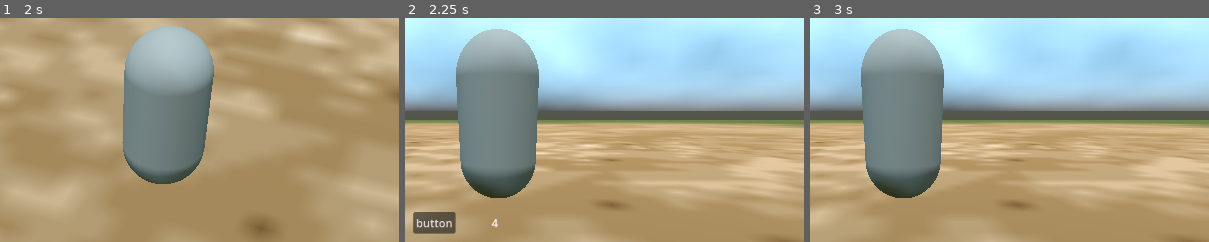
Above: before the commit, frames 1-3 (left to right).
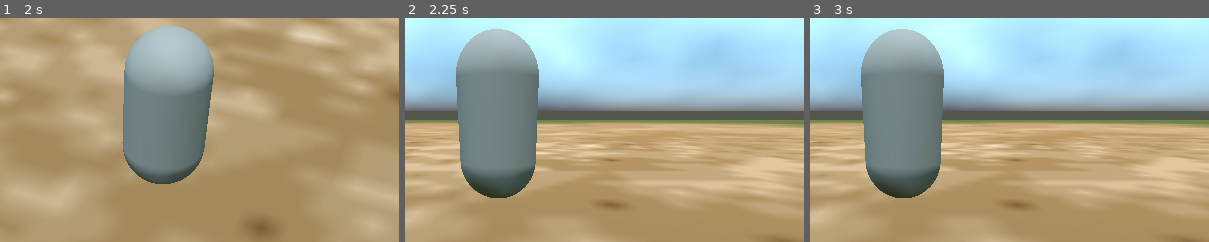
Above: after the commit, the same moments.

Repository: ludovino/BuiltToScale2024
Game: Godot game, scene res://battle/battle_scene.tscn
Same seed, same stepped clock (60 frames per second), same inputs: the game is played once before the commit and once after it.
Inputs (mouse positions are % of the whole screen's width and height, from its top left):
- Up to frame 1 (2 s): tap Enter at 0.5 s; move the mouse to (72, 45) at 0.52 s; click (72, 45) at 0.67 s; tap Space at 1.25 s; move the mouse to (30, 55) at 1.27 s; click (30, 55) at 1.42 s
- Up to frame 2 (2.25 s): tap Enter at 2 s; move the mouse to (60, 28) at 2.02 s; click (60, 28) at 2.17 s
- Up to frame 3 (3 s): click (41, 50) at 2.75 s, where only the run before the commit has a clickable "button"
The pictures show only the part of the screen within x 37-87%, y 4-54%; the shares and areas given below are measured in that part.

Frame 1 is identical in both runs. In frame 2, 1.1% of the frame differs, in the area x 2-24%, y 86-97%; in frame 3, nothing differs.

Commit message:
set up gamepad control for demon pov game

Diff:
--- a/battle/battle_scene.tscn
+++ b/battle/battle_scene.tscn
@@ -1,7 +1,6 @@
-[gd_scene load_steps=14 format=3 uid="uid://yavtuvbed3fv"]
+[gd_scene load_steps=13 format=3 uid="uid://yavtuvbed3fv"]
 
 [ext_resource type="Script" path="res://global_scripts/battle.gd" id="1_gisox"]
-[ext_resource type="PackedScene" uid="uid://dndy3wxgd4f41" path="res://example/push_the_button.tscn" id="2_rpkcf"]
 [ext_resource type="Texture2D" uid="uid://ymeav3v4k8rf" path="res://battle/textures/grasstemp.png" id="3_6htwh"]
 [ext_resource type="PackedScene" uid="uid://n1ikks0vo2ff" path="res://demon_pov/demon_pov.tscn" id="3_4727t"]
 
@@ -51,7 +50,7 @@
 
 [node name="Battle" type="Node3D"]
 script = ExtResource("1_gisox")
-minigame_scenes = Array[PackedScene]([ExtResource("3_4727t"), ExtResource("2_rpkcf")])
+minigame_scenes = Array[PackedScene]([ExtResource("3_4727t")])
 
 [node name="Camera3D" type="Camera3D" parent="."]
 transform = Transform3D(1, 0, 0, 0, 0.934067, 0.357097, 0, -0.357097, 0.934067, 0, 4.37181, 7.43862)
--- a/demon_pov/demon_pov.tscn
+++ b/demon_pov/demon_pov.tscn
@@ -7,35 +7,37 @@
 
 [sub_resource type="CapsuleShape3D" id="CapsuleShape3D_ke3rd"]
 
-[node name="DemonPOV" type="Node3D" node_paths=PackedStringArray("demon_pov_camera")]
+[node name="DemonPOV" type="Node3D" node_paths=PackedStringArray("demon_pov_camera", "camera_raycast", "party_member_area_1", "party_member_area_2", "party_member_area_3", "cow_enemy_area")]
 script = ExtResource("1_6ig5x")
 demon_pov_camera = NodePath("DemonPOVCamera")
+camera_raycast = NodePath("DemonPOVCamera/RayCast3D")
+party_member_area_1 = NodePath("PartyMemberArea")
+party_member_area_2 = NodePath("PartyMemberArea2")
+party_member_area_3 = NodePath("PartyMemberArea3")
+cow_enemy_area = NodePath("CowEnemyArea")
 
-[node name="PartyMemberArea" type="Area3D" parent="."]
+[node name="PartyMemberArea" type="Area3D" parent="." groups=["party"]]
 transform = Transform3D(1, 0, 0, 0, 1, 0, 0, 0, 1, -4.648, 1, 4.208)
-script = ExtResource("1_6ig5x")
 
-[node name="CollisionShape3D" type="CollisionShape3D" parent="PartyMemberArea"]
+[node name="CollisionShape3D" type="CollisionShape3D" parent="PartyMemberArea" groups=["party"]]
 shape = SubResource("CapsuleShape3D_qfvpl")
 
-[node name="PartyMemberArea2" type="Area3D" parent="."]
+[node name="PartyMemberArea2" type="Area3D" parent="." groups=["party"]]
 transform = Transform3D(1, 0, 0, 0, 1, 0, 0, 0, 1, -1.41729, 1, 4.0943)
-script = ExtResource("1_6ig5x")
 
-[node name="CollisionShape3D" type="CollisionShape3D" parent="PartyMemberArea2"]
+[node name="CollisionShape3D" type="CollisionShape3D" parent="PartyMemberArea2" groups=["party"]]
 shape = SubResource("CapsuleShape3D_qfvpl")
 
-[node name="PartyMemberArea3" type="Area3D" parent="."]
+[node name="PartyMemberArea3" type="Area3D" parent="." groups=["party"]]
 transform = Transform3D(1, 0, 0, 0, 1, 0, 0, 0, 1, 2.4789, 1, 4.14506)
-script = ExtResource("1_6ig5x")
 
-[node name="CollisionShape3D" type="CollisionShape3D" parent="PartyMemberArea3"]
+[node name="CollisionShape3D" type="CollisionShape3D" parent="PartyMemberArea3" groups=["party"]]
 shape = SubResource("CapsuleShape3D_qfvpl")
 
-[node name="CowEnemyArea" type="Area3D" parent="."]
+[node name="CowEnemyArea" type="Area3D" parent="." groups=["enemy"]]
 transform = Transform3D(4, 0, 0, 0, 4, 0, 0, 0, 4, -0.387, 3.85156, -8.366)
 
-[node name="CollisionShape3D" type="CollisionShape3D" parent="CowEnemyArea"]
+[node name="CollisionShape3D" type="CollisionShape3D" parent="CowEnemyArea" groups=["enemy"]]
 shape = SubResource("CapsuleShape3D_ke3rd")
 
 [node name="Timer" type="Timer" parent="."]
@@ -49,6 +51,11 @@
 horizontalBounds = 25.0
 verticalBounds = 10.0
 
+[node name="RayCast3D" type="RayCast3D" parent="DemonPOVCamera"]
+transform = Transform3D(1, 0, -2.98023e-08, 0, 1, 2.98023e-08, 0, 0, 1, 0, 0, 0)
+target_position = Vector3(0, 0, -1000)
+collide_with_areas = true
+
 [connection signal="input_event" from="PartyMemberArea" to="." method="_on_party_member_area_input_event"]
 [connection signal="input_event" from="PartyMemberArea2" to="." method="_on_party_member_area_2_input_event"]
 [connection signal="input_event" from="PartyMemberArea3" to="." method="_on_party_member_area_3_input_event"]
--- a/demon_pov/demon_pov_minigame.gd
+++ b/demon_pov/demon_pov_minigame.gd
@@ -1,8 +1,13 @@
 extends Minigame
 
 @export var demon_pov_camera : Camera3D
+@export var camera_raycast : RayCast3D
 
+@export var party_member_area_1 : Area3D
+@export var party_member_area_2 : Area3D
+@export var party_member_area_3 : Area3D
 
+@export var cow_enemy_area : Area3D
 
 func _ready() -> void:
 	pass
@@ -11,9 +16,13 @@
 	_update_input(delta)
 
 func _update_input(delta) -> void:
-
-
-	pass
+	if(Input.is_action_just_pressed("minigame_button_1")):
+		var object_hit = camera_raycast.get_collider() as Node3D
+		if object_hit and object_hit.is_in_group("enemy"):
+			_on_enemy_clicked()
+		else :
+			if object_hit and object_hit.is_in_group(("party")):
+				_on_teammate_clicked()
 
 func _enter_tree() -> void:
 	pass
@@ -22,14 +31,12 @@
 	pass
 
 func _on_button_pressed() -> void:
-	succeeded.emit()
+	pass #succeeded.emit()
 
 func _on_teammate_clicked() -> void:
-	print("FAILURE - you killed your teammate!!")
 	failed.emit()
 
 func _on_enemy_clicked() -> void:
-	print("SUCCESS - you clicked the cow!!")
 	succeeded.emit()
 
 func _on_cow_enemy_area_input_event(camera: Node, event: InputEvent, event_position: Vector3, normal: Vector3, shape_idx: int) -> void:
